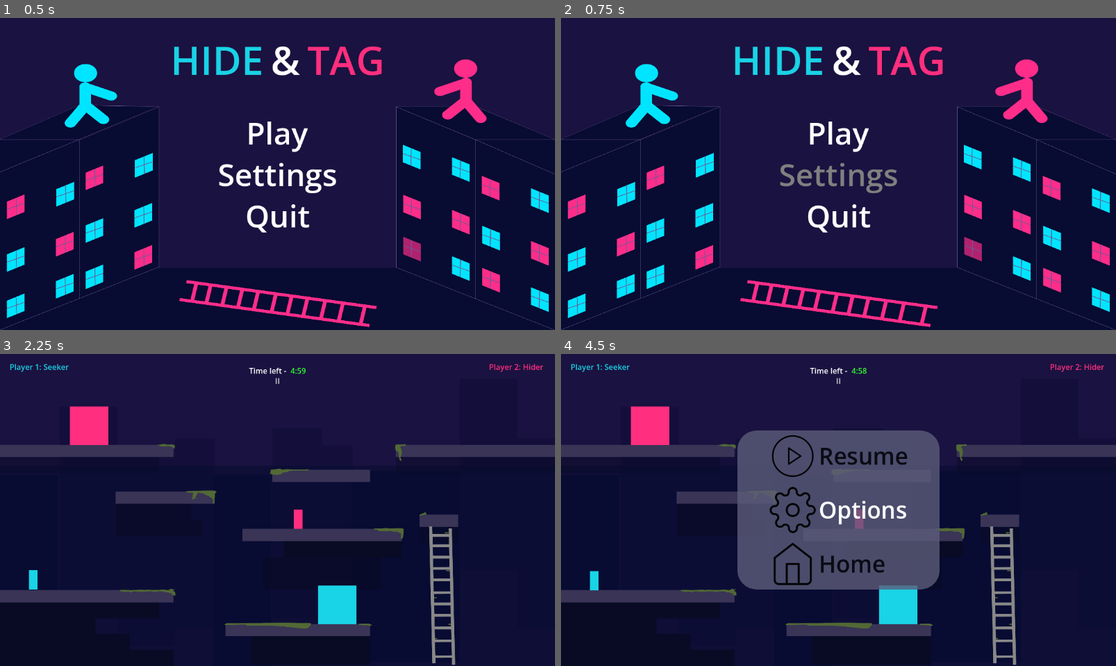
Above: before the commit, frames 1-4 (two rows, left to right).
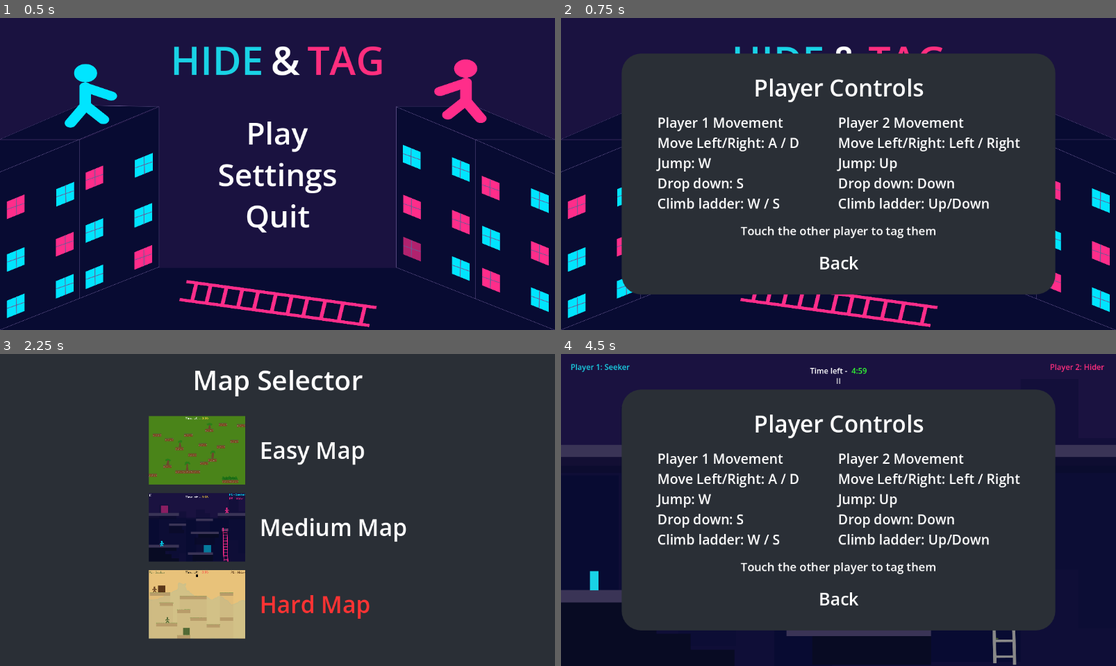
Above: after the commit, the same moments.

Repository: jatinsacodes/Hide-Tag
Game: Godot game, scene res://scenes/main_menu.tscn
The game is run twice, just before and just after one commit, with the same random seed, the same clock (stepped at 60 frames per second) and the same inputs.
Inputs (mouse positions are in pixels of both pictures, inside the frame that each line leads up to):
- Up to frame 1 (0.5 s): no input
- Up to frame 2 (0.75 s): click "Settings" at 0.5 s
- Up to frame 3 (2.25 s): click (277, 597) at 1.25 s, where only the run after the commit has a clickable "Back"; click "Play" at 2 s
- Up to frame 4 (4.5 s): click (838, 528) at 2.75 s, where only the run after the commit has a clickable "Medium Map"; click "II" at 3.5 s; click "Options" at 4.25 s

Frame 1 is identical in both runs. In frame 2, 60% of the frame differs, in the area x 10-90%, y 11-89%; in frame 3, 96%, in the area x 0-100%, y 0-100%; in frame 4, 59%.

Commit message:
Made the map selector and options/settings menu
When the play clicks options/settings the player can see the controls of the players for movement and ladder use.
Also added the map selector so when the player presses play they see the 3 different maps that the players can choose from to play ranging from easy to hard.

Diff:
--- /dev/null
+++ b/scenes/controls_menu.tscn
@@ -0,0 +1,90 @@
+[gd_scene format=3 uid="uid://cljgtghff2dbv"]
+
+[ext_resource type="Script" uid="uid://bpjr1gqibsbsy" path="res://scripts/controls_menu.gd" id="1_kdy74"]
+
+[sub_resource type="StyleBoxFlat" id="StyleBoxFlat_cu0yj"]
+bg_color = Color(0.16470589, 0.18431373, 0.21176471, 1)
+corner_radius_top_left = 40
+corner_radius_top_right = 40
+corner_radius_bottom_right = 40
+corner_radius_bottom_left = 40
+
+[node name="ControlsMenu" type="Panel" unique_id=747180267]
+process_mode = 3
+visible = false
+anchors_preset = 8
+anchor_left = 0.5
+anchor_top = 0.5
+anchor_right = 0.5
+anchor_bottom = 0.5
+offset_left = -450.0
+offset_top = -250.0
+offset_right = 450.0
+offset_bottom = 250.0
+grow_horizontal = 2
+grow_vertical = 2
+theme_override_styles/panel = SubResource("StyleBoxFlat_cu0yj")
+script = ExtResource("1_kdy74")
+
+[node name="Content" type="VBoxContainer" parent="." unique_id=395551816]
+layout_mode = 1
+anchors_preset = 8
+anchor_left = 0.5
+anchor_top = 0.5
+anchor_right = 0.5
+anchor_bottom = 0.5
+offset_left = -203.0
+offset_top = -99.5
+offset_right = 203.0
+offset_bottom = 99.5
+grow_horizontal = 2
+grow_vertical = 2
+theme_override_constants/separation = 20
+alignment = 1
+
+[node name="Controls" type="Label" parent="Content" unique_id=329040912]
+layout_mode = 2
+theme_override_font_sizes/font_size = 48
+text = "Player Controls"
+horizontal_alignment = 1
+
+[node name="Columns" type="HBoxContainer" parent="Content" unique_id=1616661897]
+layout_mode = 2
+theme_override_constants/separation = 80
+alignment = 1
+
+[node name="Player1Controls" type="Label" parent="Content/Columns" unique_id=253248915]
+layout_mode = 2
+theme_override_font_sizes/font_size = 28
+text = "Player 1 Movement
+Move Left/Right: A / D
+Jump: W
+Drop down: S
+Climb ladder: W / S"
+
+[node name="Player2Controls" type="Label" parent="Content/Columns" unique_id=1530284321]
+layout_mode = 2
+theme_override_font_sizes/font_size = 28
+text = "Player 2 Movement
+Move Left/Right: Left / Right
+Jump: Up
+Drop down: Down
+Climb ladder: Up/Down"
+
+[node name="TagTip" type="Label" parent="Content" unique_id=58319942]
+layout_mode = 2
+theme_override_colors/font_color = Color(1, 1, 1, 1)
+theme_override_font_sizes/font_size = 24
+text = "Touch the other player to tag them"
+horizontal_alignment = 1
+
+[node name="BackButton" type="Button" parent="Content" unique_id=1204905735]
+layout_mode = 2
+focus_mode = 0
+theme_override_colors/font_color = Color(1, 1, 1, 1)
+theme_override_colors/font_hover_color = Color(0.2, 1, 0.2, 1)
+theme_override_font_sizes/font_size = 36
+text = "Back"
+flat = true
+
+[connection signal="pressed" from="Content/BackButton" to="." method="_on_back_button_pressed"]
--- a/scenes/main_menu.tscn
+++ b/scenes/main_menu.tscn
@@ -2,10 +2,11 @@
 
 [ext_resource type="Script" uid="uid://cpitkilbs28f7" path="res://scripts/main_menu.gd" id="1_ekxnf"]
 [ext_resource type="Texture2D" uid="uid://doag5icsbc7mr" path="res://assets/menu_background.png" id="1_l6cm7"]
+[ext_resource type="PackedScene" uid="uid://cljgtghff2dbv" path="res://scenes/controls_menu.tscn" id="3_bqqt6"]
 
 [sub_resource type="StyleBoxEmpty" id="StyleBoxEmpty_l6cm7"]
 
-[node name="MainMenu" type="Control" unique_id=747521759]
+[node name="MainMenu" type="Control" unique_id=747521759 node_paths=PackedStringArray("controls_menu")]
 layout_mode = 3
 anchors_preset = 15
 anchor_right = 1.0
@@ -13,6 +14,7 @@
 grow_horizontal = 2
 grow_vertical = 2
 script = ExtResource("1_ekxnf")
+controls_menu = NodePath("ControlsMenu")
 
 [node name="Background" type="TextureRect" parent="." unique_id=372223444]
 layout_mode = 1
@@ -96,6 +98,9 @@
 text = "Quit"
 flat = true
 
+[node name="ControlsMenu" parent="." unique_id=747180267 instance=ExtResource("3_bqqt6")]
+layout_mode = 1
+
 [connection signal="pressed" from="Buttons/PlayButton" to="." method="_on_play_button_pressed"]
 [connection signal="pressed" from="Buttons/SettingsButton" to="." method="_on_settings_button_pressed"]
 [connection signal="pressed" from="Buttons/QuitButton" to="." method="_on_quit_button_pressed"]
--- a/scenes/map_1.tscn
+++ b/scenes/map_1.tscn
@@ -9,6 +9,7 @@
 [ext_resource type="Texture2D" uid="uid://b5o67gjh7cc1d" path="res://assets/resume_icon.png" id="7_fog8g"]
 [ext_resource type="Texture2D" uid="uid://gj77le15glql" path="res://assets/options_icon.png" id="8_2vcri"]
 [ext_resource type="Texture2D" uid="uid://8xvdiho4dneg" path="res://assets/home_icon.png" id="9_wqnuq"]
+[ext_resource type="PackedScene" uid="uid://cljgtghff2dbv" path="res://scenes/controls_menu.tscn" id="10_2vcri"]
 
 [sub_resource type="RectangleShape2D" id="RectangleShape2D_87ub3"]
 size = Vector2(360, 25)
@@ -47,7 +48,7 @@
 [sub_resource type="RectangleShape2D" id="RectangleShape2D_fog8g"]
 size = Vector2(3000, 100)
 
-[node name="Map1" type="Node2D" unique_id=1002578390 node_paths=PackedStringArray("time_label", "pause_button", "player_one", "player_two", "p1_spawn", "p2_spawn", "pause_menu", "game_over_menu", "winner_label")]
+[node name="Map1" type="Node2D" unique_id=1002578390 node_paths=PackedStringArray("time_label", "pause_button", "player_one", "player_two", "p1_spawn", "p2_spawn", "pause_menu", "game_over_menu", "winner_label", "controls_menu")]
 script = ExtResource("1_00lji")
 time_label = NodePath("CanvasLayer/TimerRow/TimeValue")
 pause_button = NodePath("CanvasLayer/PauseButton")
@@ -58,6 +59,7 @@
 pause_menu = NodePath("CanvasLayer/PauseMenu")
 game_over_menu = NodePath("CanvasLayer/GameOverMenu")
 winner_label = NodePath("CanvasLayer/GameOverMenu/GameOverButtons/WinnerLabel")
+controls_menu = NodePath("CanvasLayer/ControlsMenu")
 
 [node name="Background" type="TextureRect" parent="." unique_id=1831633259]
 offset_right = 1152.0
@@ -257,6 +259,8 @@
 icon = ExtResource("9_wqnuq")
 flat = true
 alignment = 0
+
+[node name="ControlsMenu" parent="CanvasLayer" unique_id=747180267 instance=ExtResource("10_2vcri")]
 
 [node name="GameOverMenu" type="Panel" parent="CanvasLayer" unique_id=1073422408]
 process_mode = 3
--- /dev/null
+++ b/scenes/map_selector.tscn
@@ -0,0 +1,97 @@
+[gd_scene format=3 uid="uid://cfwhuqhkjx3ua"]
+
+[ext_resource type="Script" uid="uid://c2jfnak5shwdg" path="res://scripts/map_selector.gd" id="1_d2opd"]
+[ext_resource type="Texture2D" uid="uid://bix42h0ggpu8i" path="res://assets/easy_map.png" id="2_j0sxo"]
+[ext_resource type="Texture2D" uid="uid://dl3cnubf0ux3c" path="res://assets/medium_map.png" id="3_jxval"]
+[ext_resource type="Texture2D" uid="uid://dwoly03gnym45" path="res://assets/hard_map.png" id="4_rnwfr"]
+
+[node name="MapSelector" type="Control" unique_id=263977130]
+layout_mode = 3
+anchors_preset = 15
+anchor_right = 1.0
+anchor_bottom = 1.0
+grow_horizontal = 2
+grow_vertical = 2
+script = ExtResource("1_d2opd")
+
+[node name="Background" type="ColorRect" parent="." unique_id=2145910995]
+layout_mode = 1
+anchors_preset = 15
+anchor_right = 1.0
+anchor_bottom = 1.0
+grow_horizontal = 2
+grow_vertical = 2
+color = Color(0.16470589, 0.18431373, 0.21176471, 1)
+
+[node name="Title" type="Label" parent="." unique_id=368753586]
+layout_mode = 1
+anchors_preset = 5
+anchor_left = 0.5
+anchor_right = 0.5
+offset_left = -176.5
+offset_top = 15.0
+offset_right = 176.5
+offset_bottom = 92.0
+grow_horizontal = 2
+theme_override_font_sizes/font_size = 56
+text = "Map Selector"
+horizontal_alignment = 1
+
+[node name="MapList" type="VBoxContainer" parent="." unique_id=1792303944]
+layout_mode = 1
+anchors_preset = 8
+anchor_left = 0.5
+anchor_top = 0.5
+anchor_right = 0.5
+anchor_bottom = 0.5
+offset_left = -271.5
+offset_top = -199.0
+offset_right = 271.5
+offset_bottom = 271.0
+grow_horizontal = 2
+grow_vertical = 2
+theme_override_constants/separation = 10
+alignment = 1
+
+[node name="EasyButton" type="Button" parent="MapList" unique_id=134165184]
+layout_mode = 2
+focus_mode = 0
+theme_override_colors/font_color = Color(1, 1, 1, 1)
+theme_override_colors/font_hover_color = Color(0.2, 1, 0.2, 1)
+theme_override_constants/h_separation = 30
+theme_override_constants/icon_max_width = 200
+theme_override_font_sizes/font_size = 48
+text = "Easy Map"
+icon = ExtResource("2_j0sxo")
+flat = true
+alignment = 0
+
+[node name="MediumButton" type="Button" parent="MapList" unique_id=1932695467]
+layout_mode = 2
+focus_mode = 0
+theme_override_colors/font_color = Color(1, 1, 1, 1)
+theme_override_colors/font_hover_color = Color(0.9607843, 0.77254903, 0.25882354, 1)
+theme_override_constants/h_separation = 30
+theme_override_constants/icon_max_width = 200
+theme_override_font_sizes/font_size = 48
+text = "Medium Map"
+icon = ExtResource("3_jxval")
+flat = true
+alignment = 0
+
+[node name="HardButton" type="Button" parent="MapList" unique_id=1286218223]
+layout_mode = 2
+focus_mode = 0
+theme_override_colors/font_color = Color(1, 1, 1, 1)
+theme_override_colors/font_hover_color = Color(1, 0.2, 0.2, 1)
+theme_override_constants/h_separation = 30
+theme_override_constants/icon_max_width = 200
+theme_override_font_sizes/font_size = 48
+text = "Hard Map"
+icon = ExtResource("4_rnwfr")
+flat = true
+alignment = 0
+
+[connection signal="pressed" from="MapList/EasyButton" to="." method="_on_easy_button_pressed"]
+[connection signal="pressed" from="MapList/MediumButton" to="." method="_on_medium_button_pressed"]
+[connection signal="pressed" from="MapList/HardButton" to="." method="_on_hard_button_pressed"]
--- /dev/null
+++ b/scripts/controls_menu.gd
@@ -0,0 +1,5 @@
+extends Panel
+
+func _on_back_button_pressed() -> void:
+	#Back button pressed so it closes options menu
+	visible = false
--- a/scripts/main_menu.gd
+++ b/scripts/main_menu.gd
@@ -1,10 +1,15 @@
 extends Control
 
+@export var controls_menu: Panel
+
 func _on_play_button_pressed() -> void:
-	get_tree().change_scene_to_file("res://scenes/map_1.tscn")
+	#Opens map selector
+	get_tree().change_scene_to_file("res://scenes/map_selector.tscn")
 
 func _on_settings_button_pressed() -> void:
-	print("Settings button pressed")
+	#opens options/seetings menu
+	controls_menu.visible = true
 
 func _on_quit_button_pressed() -> void:
+	#Quit the game
 	get_tree().quit()
--- a/scripts/map_1.gd
+++ b/scripts/map_1.gd
@@ -15,6 +15,7 @@
 @export var pause_menu: Panel
 @export var game_over_menu: Panel
 @export var winner_label: Label
+@export var controls_menu: Panel
 
 func _process(delta:float) -> void:
 	#Taking away the time
@@ -74,7 +75,7 @@
 
 func _on_options_button_pressed() -> void:
 	#Options button
-	print("Options button pressed")
+	controls_menu.visible = true
 
 func _on_home_button_pressed() -> void:
 	#Home button
--- /dev/null
+++ b/scripts/map_selector.gd
@@ -0,0 +1,15 @@
+extends Control
+
+
+func _on_easy_button_pressed() -> void:
+	#Players play easy map
+	print("Easy Map")
+
+
+func _on_medium_button_pressed() -> void:
+	#Players play medium map
+	get_tree().change_scene_to_file("res://scenes/map_1.tscn")
+
+func _on_hard_button_pressed() -> void:
+	#Players play hard map
+	print("Hard Map")
Binary file added: assets/easy_map.png
Not shown, added: assets/easy_map.png.import
Binary file added: assets/hard_map.png
Not shown, added: assets/hard_map.png.import
Binary file added: assets/medium_map.png
Not shown, added: assets/medium_map.png.import
Not shown, added: scripts/controls_menu.gd.uid
Not shown, added: scripts/map_selector.gd.uid
